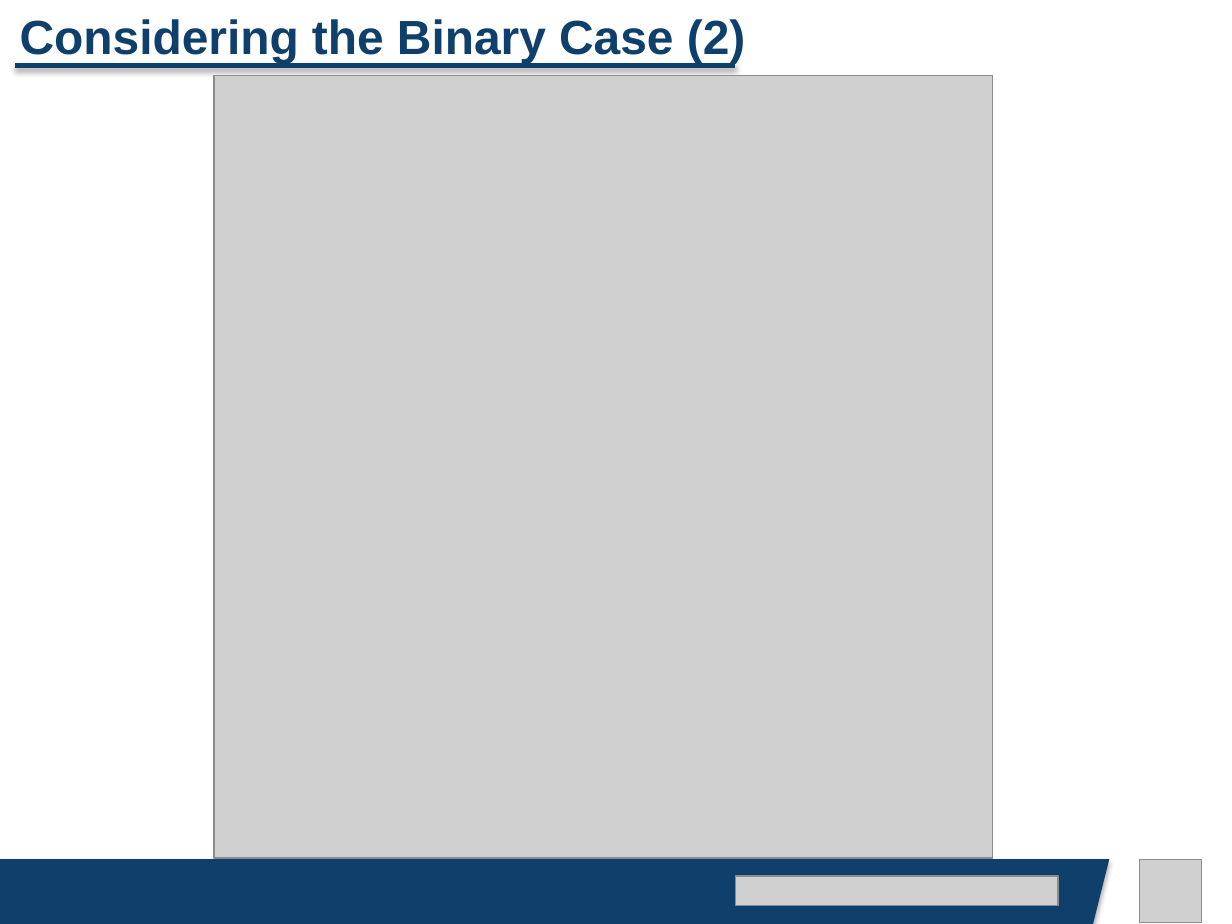
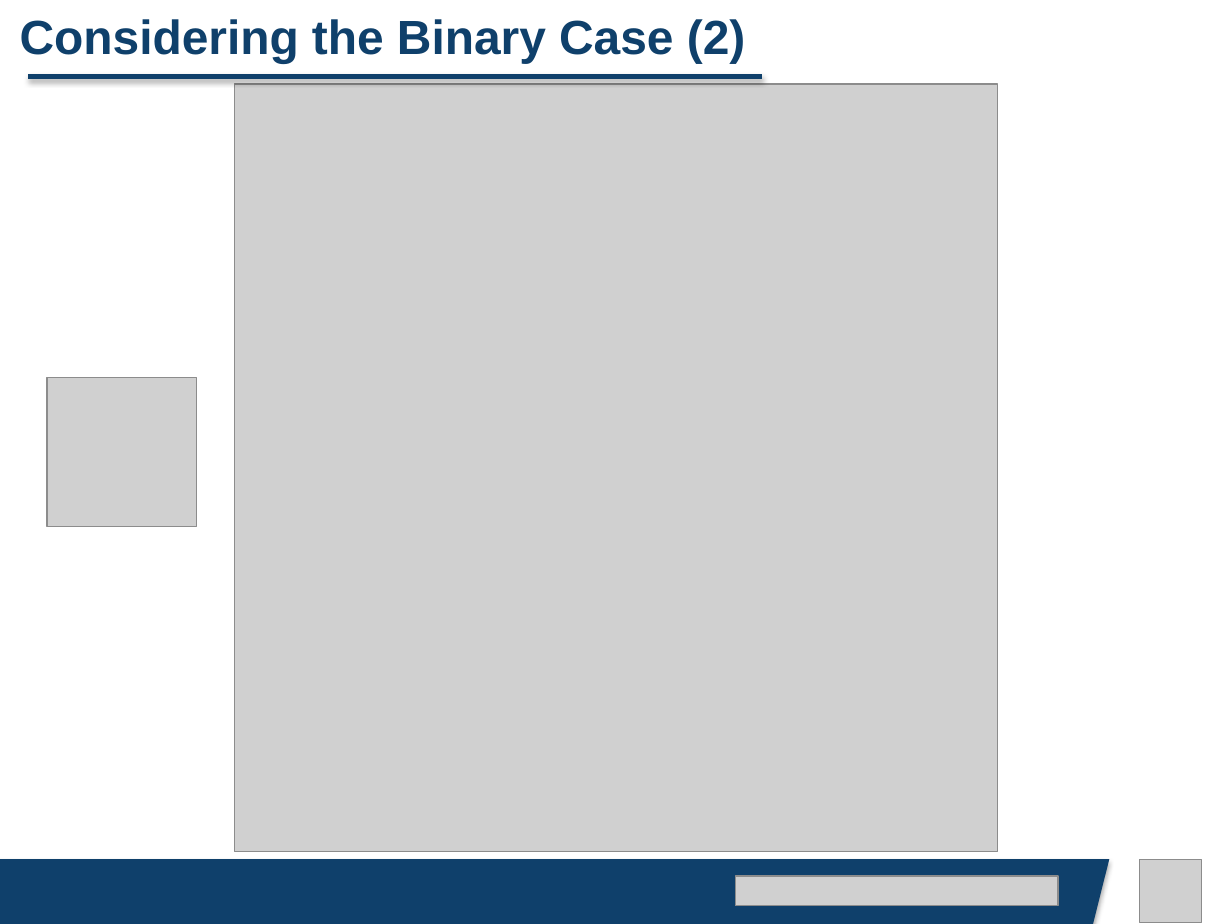
Before and after one commit to ivanbrillo/ArtificialTouch, a slide deck: slide 16 of Project slides.pptx. Drawn at 1232x924 pixels with LibreOffice and Linux fonts; fonts in the diff are those of the drawing; grey boxes stand for pictures; background and template pictures are left out. Boxes give left, top, right and bottom in pixels: in the first picture for what was removed or moved away, otherwise in the second. Text is boxed around its words. In the diff, an @@ line names an element or a change of style, - is before the commit and + after.

```diff
--- a/Project slides.pptx
+++ b/Project slides.pptx
@@ line moved from (15, 65) - (736, 65) to (28, 76) - (763, 76) @@
@@ picture: place and size @@
-picture at bbox=[214, 75, 993, 857]
+picture at bbox=[234, 84, 998, 851]
@@ picture added at bbox=[47, 377, 196, 526] @@
```
Also in this commit, not shown: 1 other slide changed.
